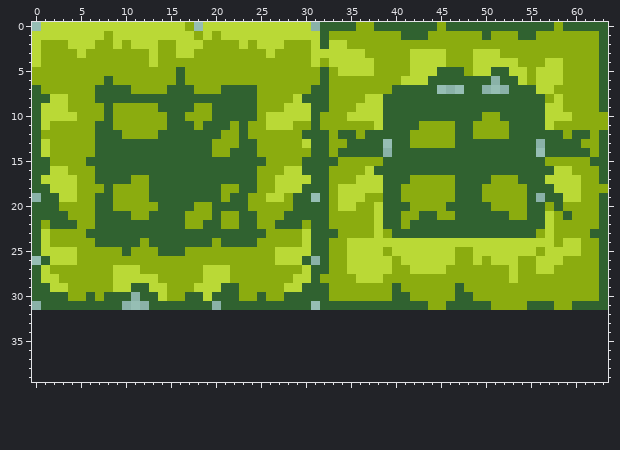
File history of a pixel-art sprite, res/image/wall.png. This is how it looked before the edit.
The file is 64x32 pixels. The old version is drawn lined up with the new one, on the new canvas.
After:
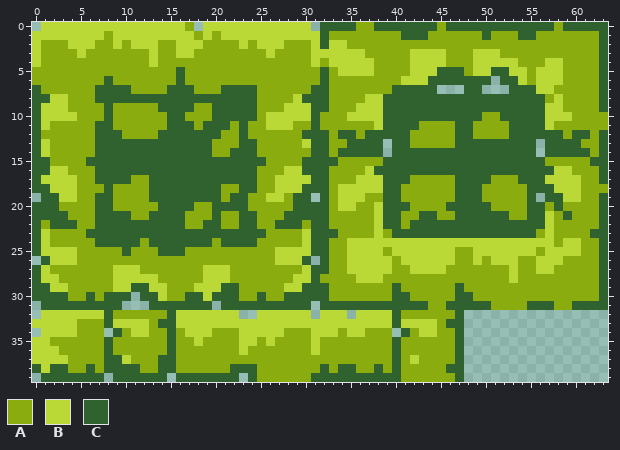
Palette (. is transparent): A #8bac0f  B #bad936  C #306230
From the commit log: 左下右上横縦の壁を追加
Change:
canvas 64x32 -> 64x40
The edit adds colour A in row 32 at x 9 to 14 and 41 to 46; in row 33 at x 5 to 7, 13 and 45; in row 34 at x 5 to 7, 10, 13 to 14, 16, 20 to 22, 28 to 30, 34, 37 to 39, 42 and 45 to 46; in row 35 at x 2 to 7, 9 to 14, 16 to 17, 19 to 22, 25, 27 to 30, 32 to 39 and 41 to 46; in row 36 at x 3 to 7, 9 to 14, 16 to 22, 24 to 30, 32 to 39 and 41 to 46; in row 37 at x 4 to 7, 11 to 13, 16 to 39, 41 and 43 to 46.
The edit adds colour A in row 38 at x 4 to 5, 7, 12 to 13, 16 to 21, 25 to 31, 33, 36 to 37, 39 and 41 to 45; in row 39 at x 25 to 30 and 41 to 46.
The edit adds colour B in row 32 at x 1 to 7, 16 to 22, 25 to 30, 32 to 34 and 36 to 39; in row 33 at x 0 to 4, 9 to 12, 16 to 39 and 41 to 44; in row 34 at x 1 to 4, 11 to 12, 17 to 19, 23 to 27, 31 to 33, 35 to 36 and 43 to 44; in row 35 at x 0 to 1, 18, 23 to 24, 26 and 31; in row 36 at x 0 to 2, 23 and 31; in row 37 at x 0 to 3, 10 and 42.
The edit adds colour B in row 38 at x 1.
The edit adds colour C in row 32 at x 8, 15, 40 and 47; in row 33 at x 8, 14 to 15, 40 and 46 to 47; in row 34 at x 9, 15, 41 and 47; in rows 35 to 36 at x 8, 15, 40 and 47; in row 37 at x 8 to 9, 14 to 15, 40 and 47; in row 38 at x 0, 2 to 3, 6, 8 to 11, 14 to 15, 22 to 24, 32, 34 to 35, 38, 40 and 46 to 47.
The edit adds colour C in row 39 at x 1 to 7, 9 to 14, 16 to 22, 24, 31 to 40 and 47.
